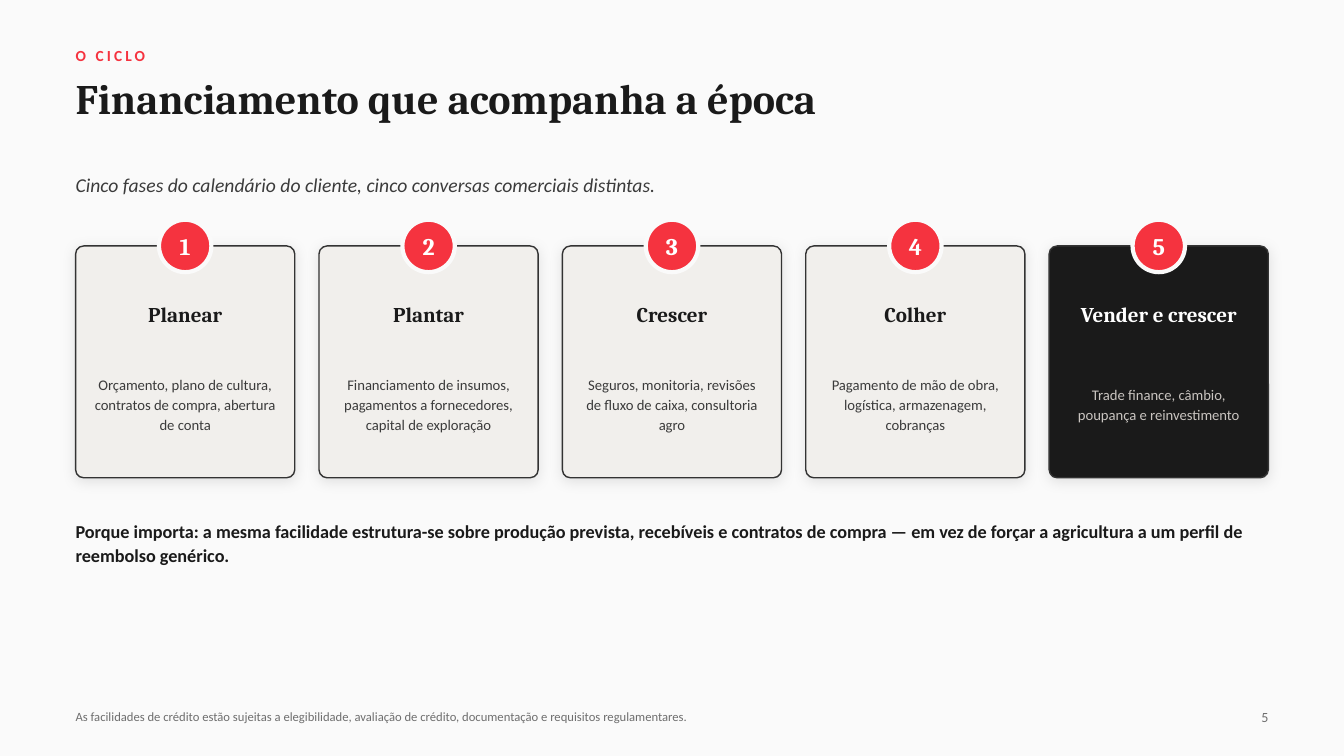
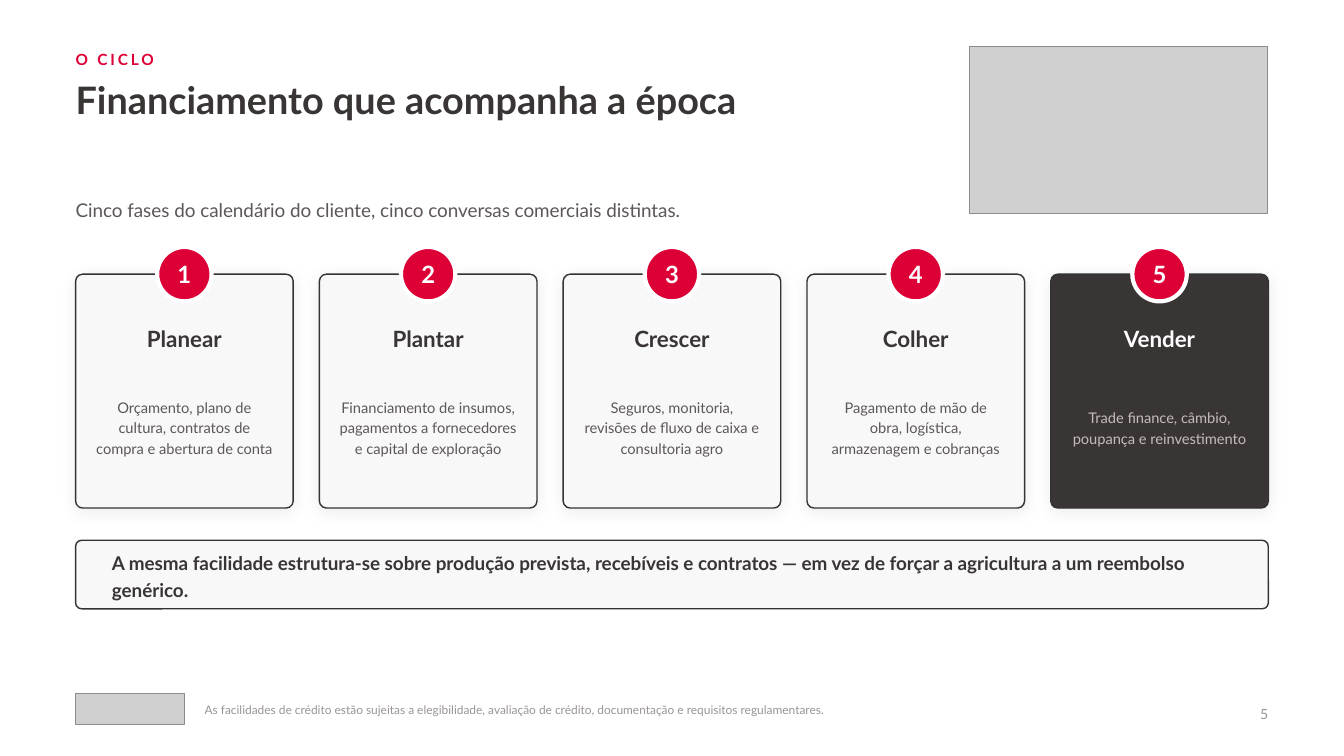
Before and after one commit to timoteomirolejr-hue/momo, a slide deck: slide 6 of cvp-agronegocios/CVP_Agronegocios_Absa_Mocambique_2026.pptx. Drawn at 1344x756 pixels with LibreOffice and Linux fonts; fonts in the diff are those of the drawing; grey boxes stand for pictures. Boxes give left, top, right and bottom in pixels: in the first picture for what was removed or moved away, otherwise in the second. Text is boxed around its words. In the diff, an @@ line names an element or a change of style, - is before the commit and + after.

```diff
--- a/cvp-agronegocios/CVP_Agronegocios_Absa_Mocambique_2026.pptx
+++ b/cvp-agronegocios/CVP_Agronegocios_Absa_Mocambique_2026.pptx
@@ background #FAFAFA to #FFFFFF @@
@@ text "O CICLO" at box(76, 53, 153, 65): font Calibri to Lato, text colour #F5333F to #DC0037, letter spacing 2.2 to 2 pt @@
@@ picture added at box(970, 46, 1268, 214) @@
@@ text "Financiamento que acompanha a época" at box(76, 86, 737, 121): size 30 to 27 pt, font Cambria to Lato, text colour #1A1A1A to #3A3535 @@
@@ text "Cinco fases do calendário do ...": place and size @@
-text "Cinco fases do calendário do ..." at box(76, 178, 655, 195)
+text "Cinco fases do calendário do ..." at box(76, 203, 680, 220)
@@ text "Cinco fases do calendário do ..." at box(76, 203, 680, 220): size 14 to 13.5 pt, font Calibri to Lato, text colour #3B3B3B to #5D5757, italic off; line spacing 1 to 1.12 @@
@@ 5 texts, 5 ellipses: place and size @@
-5 texts, 5 ellipses at box(159, 220, 1186, 272)
+5 texts, 5 ellipses at box(157, 247, 1187, 301)
@@ font Cambria to Lato in 5 elements at box(1153, 265, 1167, 284), box(421, 265, 435, 283), box(665, 265, 679, 284), box(909, 265, 923, 283), box(177, 265, 191, 283) @@
@@ fill #F5333F to #DC0037; outline #FAFAFA 3 pt to #FFFFFF 3 pt in 5 elements at box(401, 247, 456, 301), box(1132, 247, 1187, 301), box(645, 247, 700, 301), box(889, 247, 944, 301), box(157, 247, 212, 301) @@
@@ 5 rounded rectangles: place and size @@
-5 rounded rectangles at box(76, 246, 1268, 478)
+5 rounded rectangles at box(76, 274, 1268, 508)
@@ fill #F1EFEC to #F8F8F8; shadow changed; proportions changed in 4 elements at box(76, 274, 293, 508), box(320, 274, 537, 508), box(564, 274, 781, 508), box(808, 274, 1025, 508) @@
@@ rounded rectangle at box(1051, 274, 1268, 508): fill #1A1A1A to #3A3535; shadow changed; proportions changed @@
@@ text "Planear": place and size @@
-text "Planear" at box(148, 307, 222, 322)
+text "Planear" at box(147, 330, 222, 347)
@@ text "Plantar": place and size @@
-text "Plantar" at box(393, 307, 464, 322)
+text "Plantar" at box(393, 330, 464, 347)
@@ text "Crescer": place and size @@
-text "Crescer" at box(637, 308, 707, 322)
+text "Crescer" at box(634, 330, 709, 347)
@@ size 15 to 16 pt, font Cambria to Lato, text colour #1A1A1A to #3A3535 in 4 elements at box(147, 330, 222, 347), box(393, 330, 464, 347), box(634, 330, 709, 347), box(883, 330, 949, 347) @@
@@ text "Colher": place and size @@
-text "Colher" at box(884, 307, 946, 322)
+text "Colher" at box(883, 330, 949, 347)
@@ text at box(1124, 330, 1195, 347): text changed; size 15 to 16 pt; font Cambria to Lato @@
-Vender e crescer
+Vender
@@ text "Trade finance, câmbio, poupança e ...": place and size @@
-text "Trade finance, câmbio, poupança e ..." at box(1078, 390, 1239, 423)
+text "Trade finance, câmbio, poupança e ..." at box(1073, 412, 1246, 447)
@@ text "Trade finance, câmbio, poupança e ..." at box(1073, 412, 1246, 447): font Calibri to Lato, text colour #C9C4C0 to #C4BCBC; line spacing 1.14 to 1.18 @@
@@ text at box(96, 402, 273, 457): text changed; font Calibri to Lato; text colour #3B3B3B to #5D5757 @@
-Orçamento, plano de cultura, contratos de compra, abertura de conta
+Orçamento, plano de cultura, contratos de compra e abertura de conta
@@ text at box(340, 402, 516, 457): text changed; font Calibri to Lato; text colour #3B3B3B to #5D5757 @@
-Financiamento de insumos, pagamentos a fornecedores, capital de exploração
+Financiamento de insumos, pagamentos a fornecedores e capital de exploração
@@ text at box(585, 402, 759, 457): text changed; font Calibri to Lato; text colour #3B3B3B to #5D5757 @@
-Seguros, monitoria, revisões de fluxo de caixa, consultoria agro
+Seguros, monitoria, revisões de fluxo de caixa e consultoria agro
@@ text at box(832, 402, 999, 457): text changed; font Calibri to Lato; text colour #3B3B3B to #5D5757 @@
-Pagamento de mão de obra, logística, armazenagem, cobranças
+Pagamento de mão de obra, logística, armazenagem e cobranças
@@ rounded rectangle added at box(76, 540, 1268, 609), fill #F8F8F8, outline #333333 1 pt @@
@@ text at box(112, 556, 1185, 601): text changed; size 13 to 13.5 pt; font Calibri to Lato; text colour #1A1A1A to #3A3535 @@
-Porque importa: a mesma facilidade estrutura-se sobre produção prevista, recebíveis e contratos de compra — em vez de forçar a agricultura a um perfil de reembolso genérico.
+A mesma facilidade estrutura-se sobre produção prevista, recebíveis e contratos — em vez de forçar a agricultura a um reembolso genérico.
@@ picture added at box(76, 694, 185, 725) @@
@@ text "As facilidades de crédito estão ...": place and size @@
-text "As facilidades de crédito estão ..." at box(76, 712, 687, 723)
+text "As facilidades de crédito estão ..." at box(205, 705, 824, 716)
@@ text "As facilidades de crédito estão ..." at box(205, 705, 824, 716): size 9 to 8.5 pt, font Calibri to Lato, text colour #6E6E6E to #9A9494 @@
@@ text "5" at box(1260, 709, 1268, 719): font Calibri to Lato, text colour #6E6E6E to #9A9494 @@
```
Also in this commit, not shown: 16 other slides changed, 5 slides added, 2 slides removed, 3 other files.
